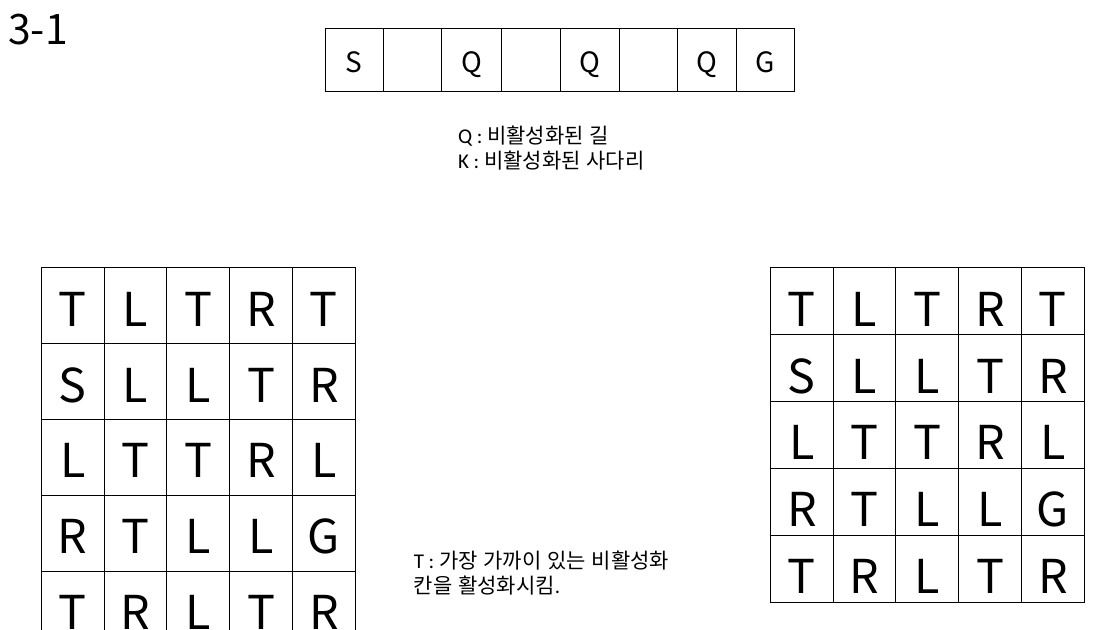
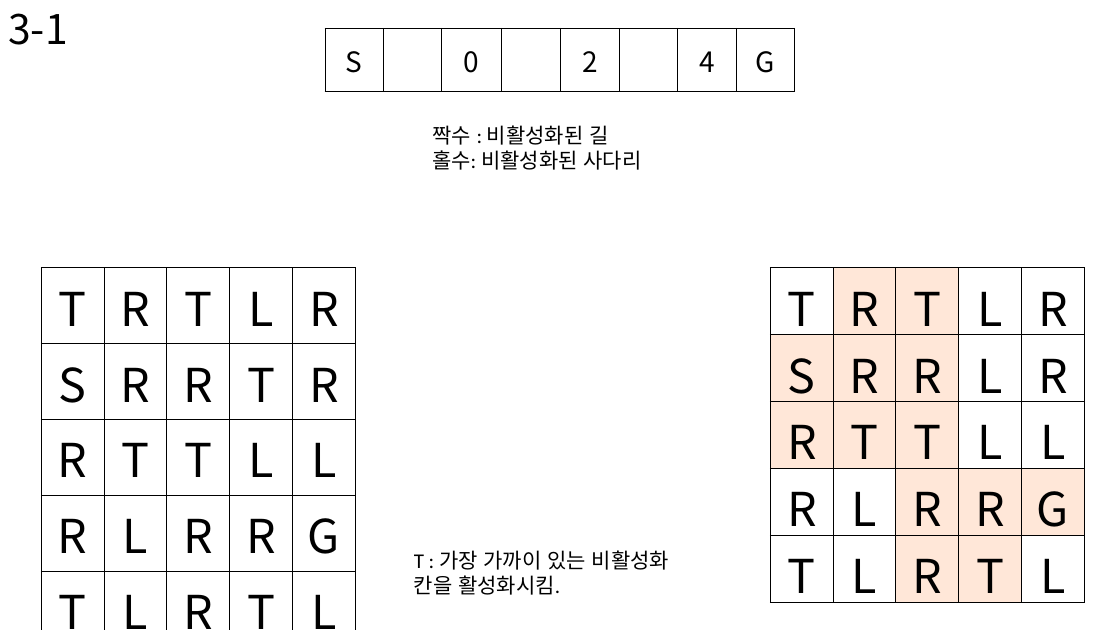
Before and after one commit to BSF0124/Brain-Control, a slide deck: slide 18 of etc/레벨디자인.pptx. Drawn at 1120x630 pixels with LibreOffice and Linux fonts; fonts in the diff are those of the drawing. Boxes give left, top, right and bottom in pixels: in the first picture for what was removed or moved away, otherwise in the second. Text is boxed around its words. In the diff, an @@ line names an element or a change of style, - is before the commit and + after.

```diff
--- a/etc/레벨디자인.pptx
+++ b/etc/레벨디자인.pptx
@@ table at <box>325,29,797,92</box> @@
-row 1: S |  | Q |  | Q |  | Q | G
+row 1: S |  | 0 |  | 2 |  | 4 | G
@@ text at <box>432,125,642,170</box>: text changed @@
-Q : 비활성화된 길
-K : 비활성화된 사다리
+짝수 : 비활성화된 길
+홀수: 비활성화된 사다리
@@ table at <box>41,268,356,630</box> @@
-row 1: T | L | T | R | T
+row 1: T | R | T | L | R
-row 2, column 2: L
+row 2, column 2: R
-row 2, column 3: L
+row 2, column 3: R
-row 3, column 1: L
+row 3, column 1: R
-row 3, column 4: R
+row 3, column 4: L
-row 4: R | T | L | L | G
+row 4: R | L | R | R | G
-row 5: T | R | L | T | R
+row 5: T | L | R | T | L
@@ table at <box>770,268,1086,607</box> @@
-row 1: T | L | T | R | T
+row 1: T | R | T | L | R
-row 2: S | L | L | T | R
+row 2: S | R | R | L | R
-row 3, column 1: L
+row 3, column 1: R
-row 3, column 4: R
+row 3, column 4: L
-row 4: R | T | L | L | G
+row 4: R | L | R | R | G
-row 5: T | R | L | T | R
+row 5: T | L | R | T | L
@@ fill none to #FFE7D8 in 13 cells @@
```
Also in this commit, not shown: 23 other files.
